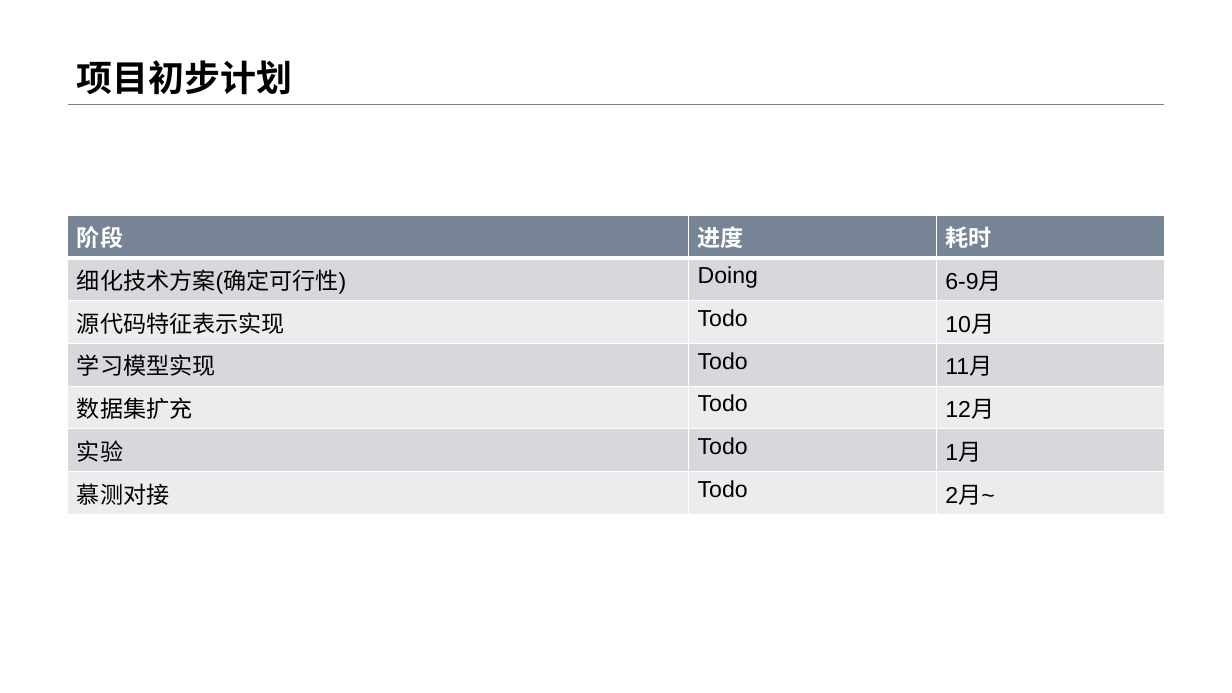
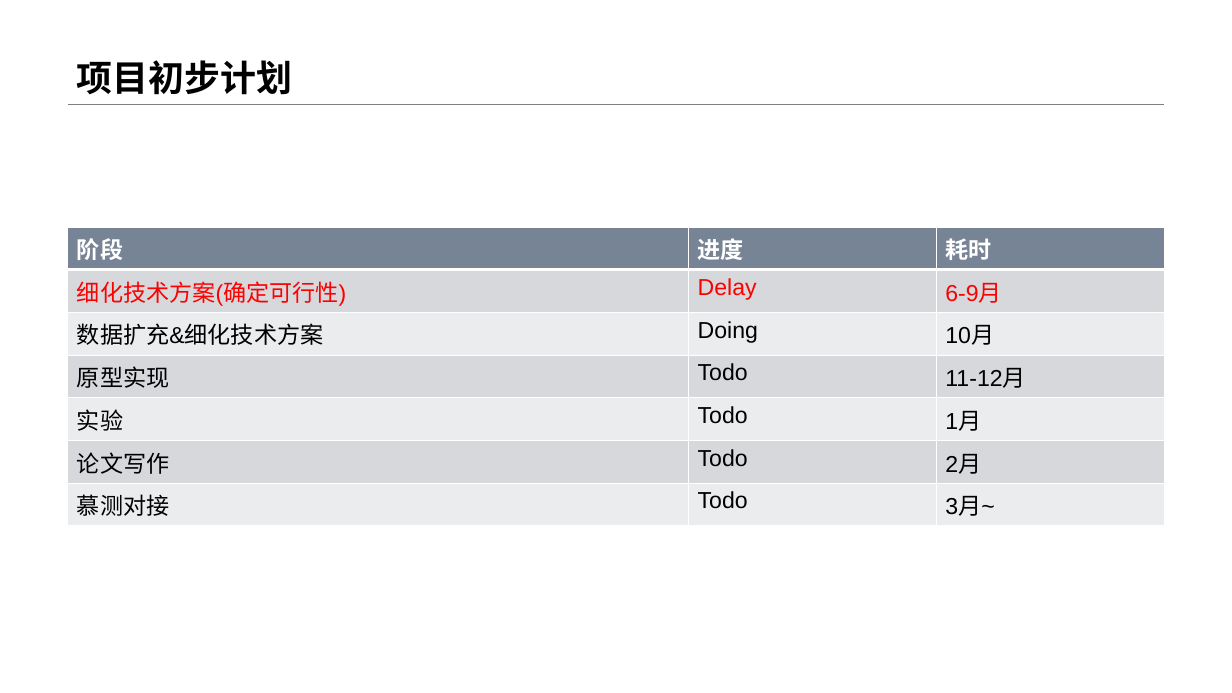
Before and after one commit to Anemone95/MLDetectVuln, a slide deck: slide 21 of 开题/基于深度学习的漏洞扫描系统.pptx (slide 20 before the commit). Drawn at 1232x693 pixels with LibreOffice and Linux fonts; fonts in the diff are those of the drawing. Boxes give left, top, right and bottom in pixels: in the first picture for what was removed or moved away, otherwise in the second. Text is boxed around its words. In the diff, an @@ line names an element or a change of style, - is before the commit and + after.

```diff
--- a/开题/基于深度学习的漏洞扫描系统.pptx
+++ b/开题/基于深度学习的漏洞扫描系统.pptx
@@ table at bbox=[67, 227, 1165, 520] @@
-row 2: 细化技术方案(确定可行性) | Doing | 6-9月
-row 3: 源代码特征表示实现 | Todo | 10月
-row 4: 学习模型实现 | Todo | 11月
-row 5: 数据集扩充 | Todo | 12月
+row 2: 细化技术方案(确定可行性) | Delay | 6-9月
+row 3: 数据扩充&细化技术方案 | Doing | 10月
+row 4: 原型实现 | Todo | 11-12月
-row 7: 慕测对接 | Todo | 2月~
+row 6: 论文写作 | Todo | 2月
+row 7: 慕测对接 | Todo | 3月~
@@ text colour #000000 to #FF0000 in "细化技术方案(确定可行性)", "6-9月" @@
@@ table: place and size @@
-table at bbox=[67, 215, 1165, 509]
+table at bbox=[67, 227, 1165, 520]
```
Also in this commit, not shown: 6 other slides changed, 2 slides added, 1 slide removed, 12 other files.
